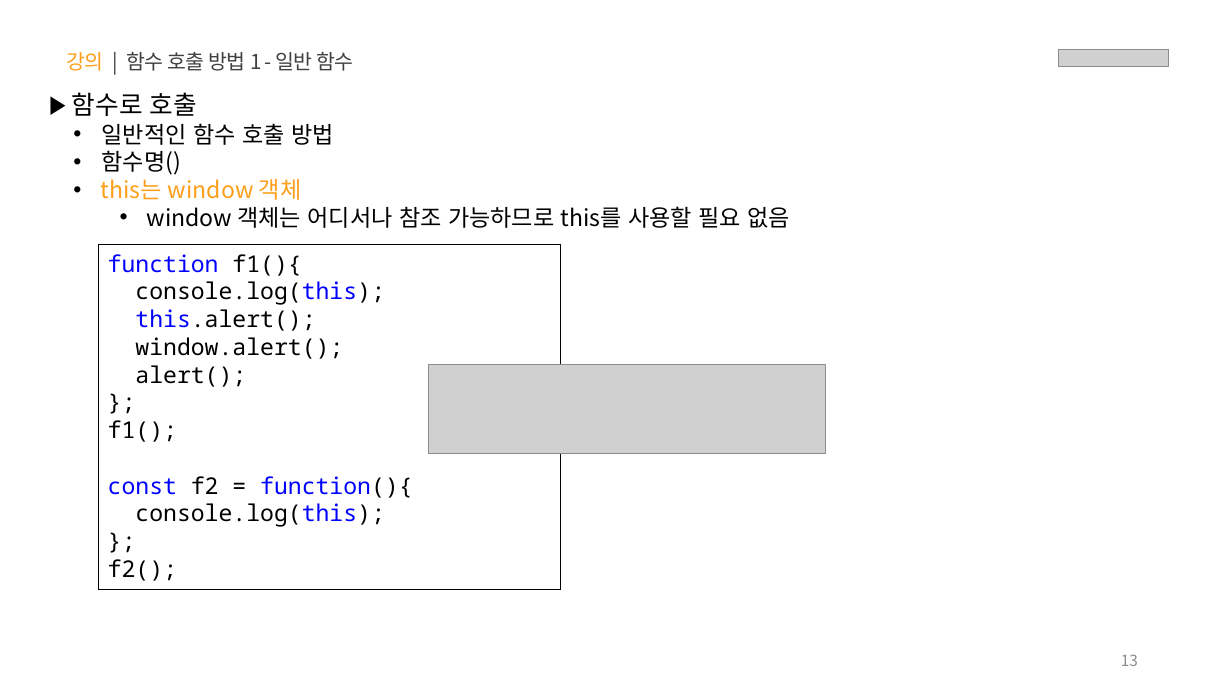
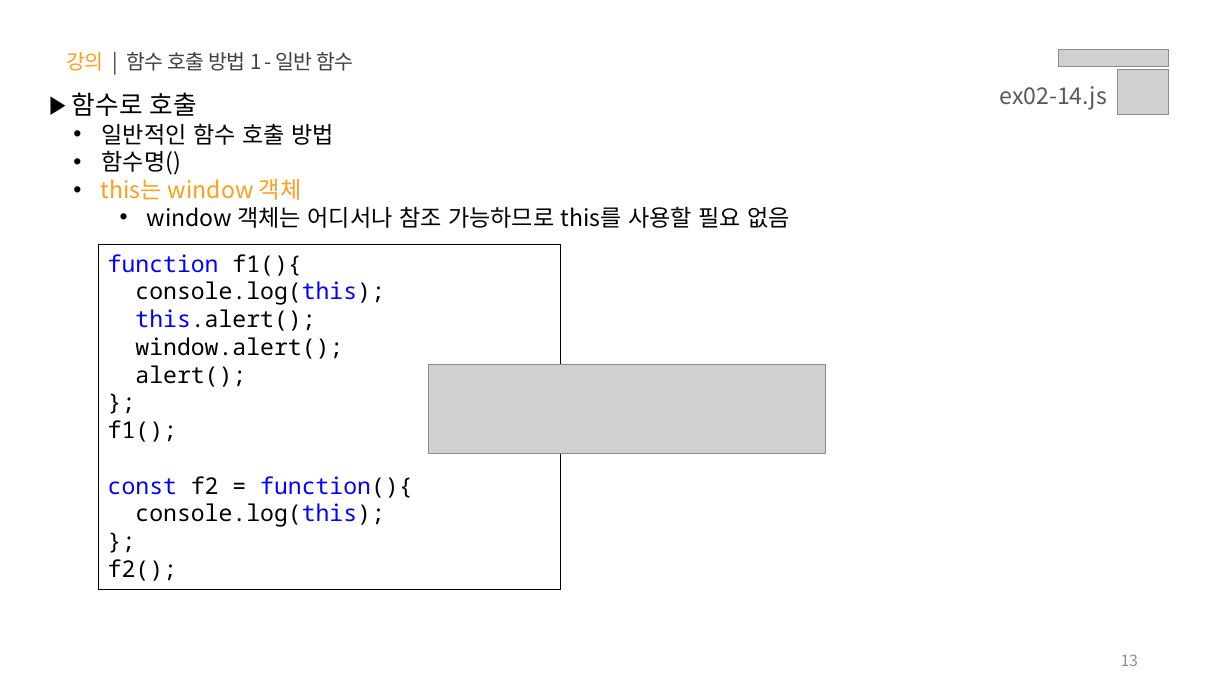
Before and after one commit to yebin-jeong/learn-js, a slide deck: slide 13 of PPT/02.자바스크립트 - 함수.pptx. Drawn at 1232x693 pixels with LibreOffice and Linux fonts; fonts in the diff are those of the drawing; grey boxes stand for pictures. Boxes give left, top, right and bottom in pixels: in the first picture for what was removed or moved away, otherwise in the second. Text is boxed around its words. In the diff, an @@ line names an element or a change of style, - is before the commit and + after.

```diff
--- a/PPT/02.자바스크립트 - 함수.pptx
+++ b/PPT/02.자바스크립트 - 함수.pptx
@@ text added at <box>999,86,1107,110</box>, 18 pt, text #595959 @@
+ex02-14.js
@@ picture added at <box>1118,70,1169,115</box> @@
```
Also in this commit, not shown: 11 other slides changed.
